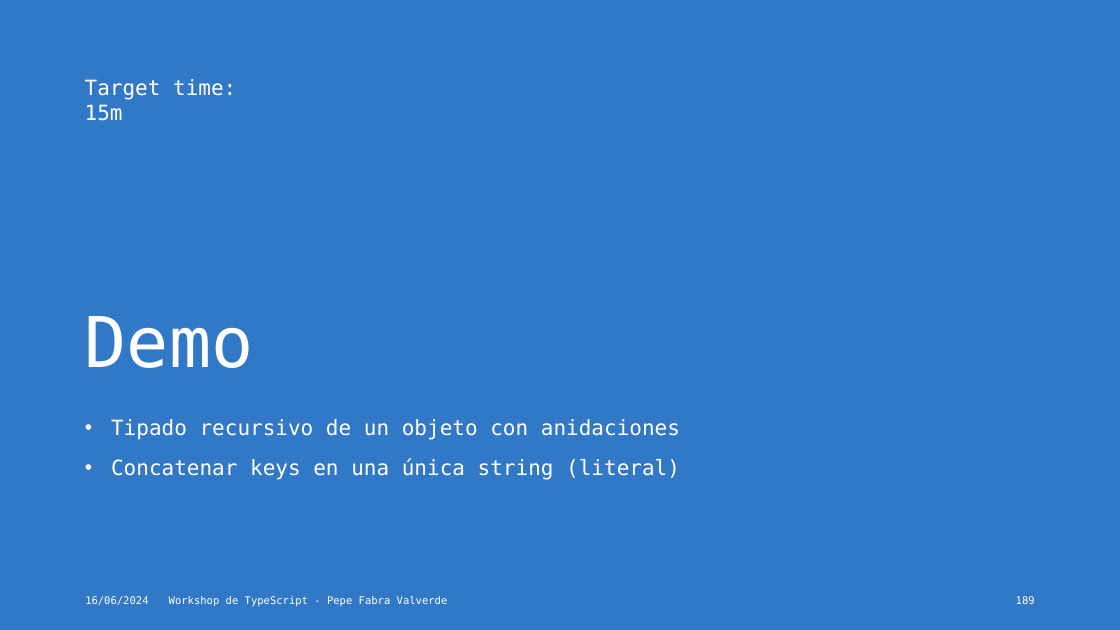
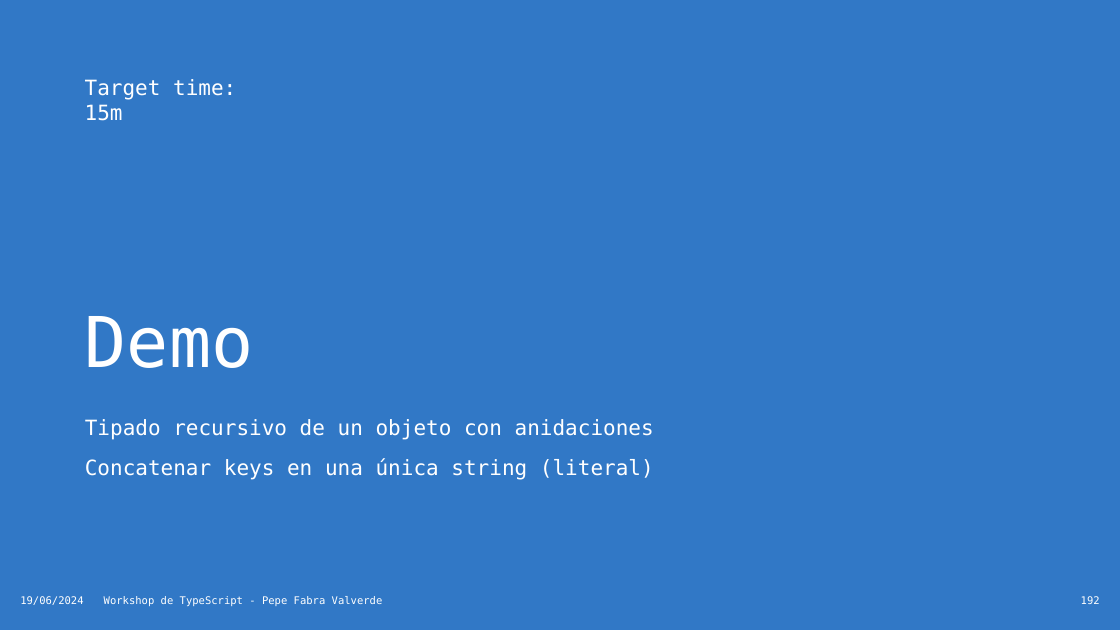
Before and after one commit to jofaval/talks-about, a slide deck: slide 192 of workshops/typescript/typescript-workshop.es.pptx (slide 189 before the commit). Drawn at 1120x630 pixels with LibreOffice and Linux fonts; fonts in the diff are those of the drawing. Boxes give left, top, right and bottom in pixels: in the first picture for what was removed or moved away, otherwise in the second. Text is boxed around its words. In the diff, an @@ line names an element or a change of style, - is before the commit and + after.

```diff
--- a/workshops/typescript/typescript-workshop.es.pptx
+++ b/workshops/typescript/typescript-workshop.es.pptx
@@ text "Tipado recursivo de un objeto ..." at <box>85,419,654,480</box>: bullet • to none @@
@@ text at <box>20,596,83,605</box>: text changed @@
-16/06/2024
+19/06/2024
@@ text "Workshop de TypeScript - Pepe ...": place and size @@
-text "Workshop de TypeScript - Pepe ..." at <box>169,596,448,606</box>
+text "Workshop de TypeScript - Pepe ..." at <box>104,596,383,606</box>
@@ page number at <box>1081,596,1100,604</box>: text changed @@
-189
+192
```
Also in this commit, not shown: 188 other slides changed, 4 slides added, 2 other files.
